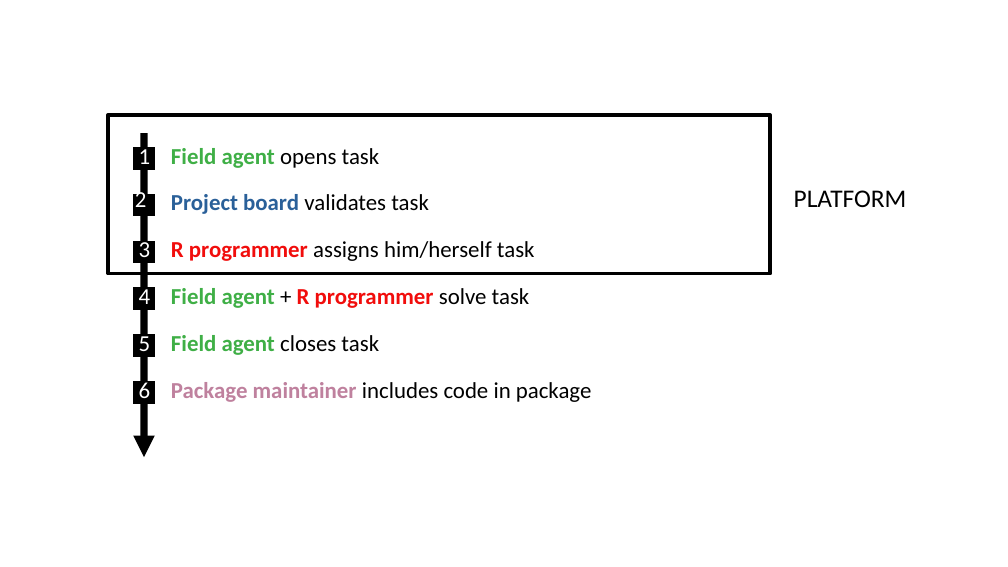
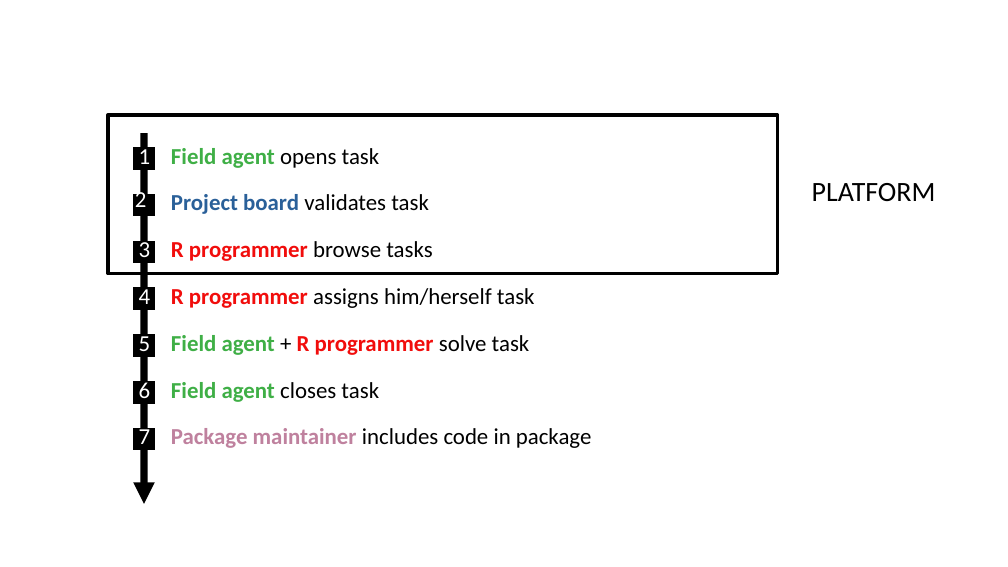
Before and after one commit to matthieugold/covid-19-challenge, a slide deck: slide 41 of docs/dscc_presentation/dscc_presentation.odp (slide 40 before the commit). Drawn at 1008x567 pixels with LibreOffice and Linux fonts; fonts in the diff are those of the drawing. Boxes give left, top, right and bottom in pixels: in the first picture for what was removed or moved away, otherwise in the second. Text is boxed around its words. In the diff, an @@ line names an element or a change of style, - is before the commit and + after.

```diff
--- a/docs/dscc_presentation/dscc_presentation.odp
+++ b/docs/dscc_presentation/dscc_presentation.odp
@@ rectangle resized from (x1=108, y1=115, x2=770, y2=273) to (x1=108, y1=115, x2=777, y2=273) @@
@@ arrow moved from (144, 134) - (144, 457) to (144, 134) - (144, 504) @@
@@ text "PLATFORM" moved from (x1=794, y1=190, x2=907, y2=207) to (x1=812, y1=183, x2=936, y2=201) @@
@@ text "PLATFORM" at (x1=812, y1=183, x2=936, y2=201): size 20 to 22 pt @@
@@ text added at (x1=171, y1=241, x2=432, y2=261), 18 pt, text #F10D0C, bold @@
+R programmer browse tasks
@@ 4 texts moved together from (x1=171, y1=241, x2=592, y2=402) to (x1=171, y1=288, x2=592, y2=448) @@
@@ rectangle added at (x1=134, y1=429, x2=155, y2=451), fill #000000, outline #000000 0 pt @@
@@ text added at (x1=139, y1=425, x2=151, y2=451), 18 pt, text #FFFFFF @@
+7
```
Also in this commit, not shown: 8 other slides changed, 3 slides added, 5 slides removed, 2 other files.
